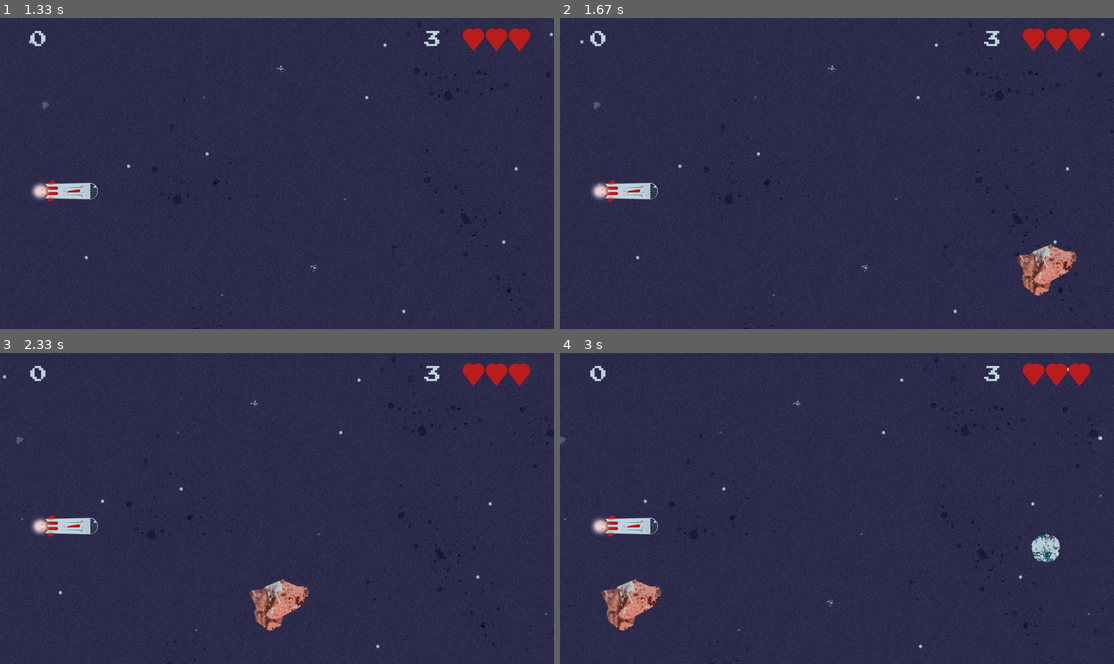
Above: before the commit, frames 1-4 (two rows, left to right).
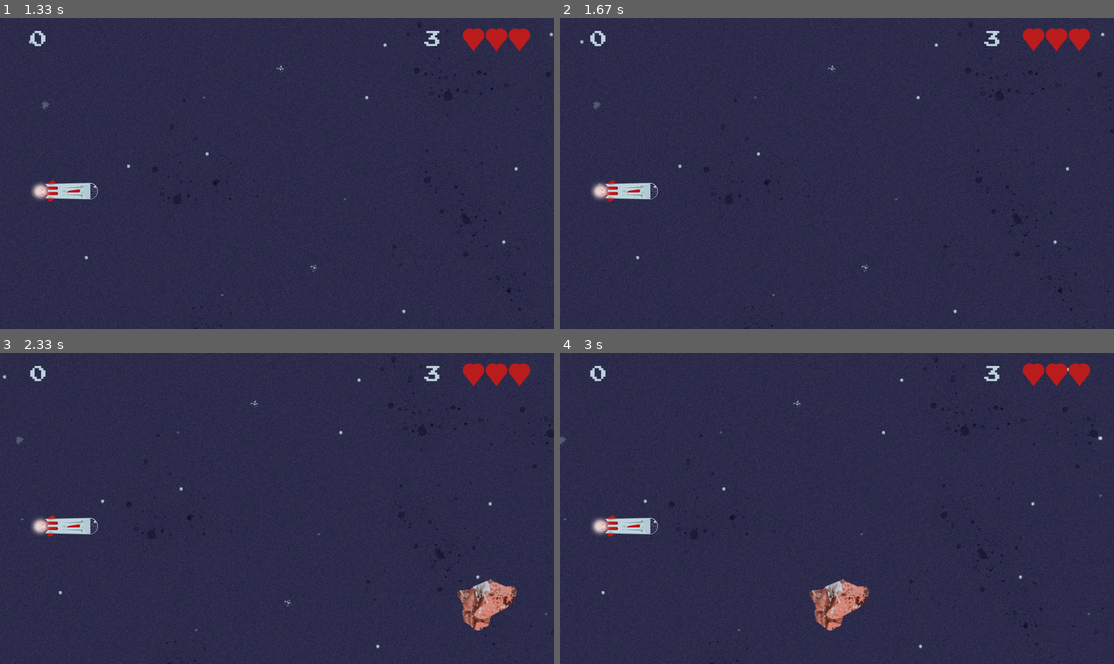
Above: after the commit, the same moments.

Repository: AdrianFSN/proyecto-final-pygame-quest
Game: pygame game, started from main.py
The game is run twice, just before and just after one commit, with the same random seed, the same clock (stepped at 60 frames per second) and the same inputs.
Inputs:
- Up to frame 1 (1.33 s): tap Space at 0.33 s
- Up to frame 2 (1.67 s): no input
- Up to frame 3 (2.33 s): no input
- Up to frame 4 (3 s): no input

Frame 1 is identical in both runs. In frame 2, 1.1% of the frame differs, in the area x 82-94%, y 72-90%; in frame 3, 2.1%; in frame 4, 2.5%, in the area x 7-91%, y 57-90%.

Commit message:
fix: creo un USEREVENT para lanzar los meteoritos e independizarlos de ScrollBG

Diff:
--- a/glumtar/__init__.py
+++ b/glumtar/__init__.py
@@ -1,3 +1,14 @@
+import pygame
+
+# Colors palette RGB
+COLUMBIA_BLUE = (192, 214, 223)
+SPACE_CADET = (46, 45, 77)
+CORAL_PINK = (216, 131, 115)
+CORNELL_RED = (189, 30, 30)
+ROBIN_EGG_BLUE = (78, 205, 196)
+BLACK = (0, 0, 0)
+
+# Display settings
 MARGIN = 80
 WIDTH = 1280
 HEIGHT = 720
@@ -19,10 +30,5 @@
 LIVES_HEIGHT = 30
 LIVES_MARGIN = 300
 
-# Selected colors palette RGB
-COLUMBIA_BLUE = (192, 214, 223)
-SPACE_CADET = (46, 45, 77)
-CORAL_PINK = (216, 131, 115)
-CORNELL_RED = (189, 30, 30)
-ROBIN_EGG_BLUE = (78, 205, 196)
-BLACK = (0, 0, 0)
+# Triggers
+METEO_FREQUENCY_LEVEL1 = 2000
--- a/glumtar/scenes.py
+++ b/glumtar/scenes.py
@@ -2,7 +2,7 @@
 
 import pygame
 
-from . import BLACK, COLUMBIA_BLUE, CORAL_PINK, CORNELL_RED, DEFAULT_BG_SCROLL, FPS, HEIGHT, LIVES, MARGIN, ROBIN_EGG_BLUE, SPACE_CADET, TIME_UNIT, WIDTH
+from . import BLACK, COLUMBIA_BLUE, CORAL_PINK, CORNELL_RED, DEFAULT_BG_SCROLL, FPS, HEIGHT, LIVES, MARGIN, METEO_FREQUENCY_LEVEL1, ROBIN_EGG_BLUE, SPACE_CADET, TIME_UNIT, WIDTH
 from .entities import LivesCounter, Meteorite, Ship, Scoreboard
 from tools.timers_and_countdowns import CountDown, ScrollBG
 
@@ -55,6 +55,9 @@
         self.player = None
         self.ship = pygame.sprite.GroupSingle()
 
+        self.trigger_meteorite = pygame.USEREVENT + 1
+        pygame.time.set_timer(self.trigger_meteorite, METEO_FREQUENCY_LEVEL1)
+
         self.random_meteorite = None
         self.generated_meteorites = pygame.sprite.Group()
 
@@ -67,6 +70,7 @@
         # self.countdown_stop = False
         self.lives_counter.end_game = False
         trigger_ship = False
+
         while not exit:
             self.clock.tick(FPS)
             for event in pygame.event.get():
@@ -74,8 +78,10 @@
                     return True
                 if event.type == pygame.KEYDOWN and event.key == pygame.K_SPACE:
                     exit = True
+                if event.type == self.trigger_meteorite:
+                    self.generate_meteorites()
+
             self.screen.fill(ROBIN_EGG_BLUE)
-
             self.paint_background(self.background_posX,
                                   self.background_posY, self.set_bg_scroll)
             # self.initialize_countdown()
@@ -93,7 +99,7 @@
                     self.ship.update()
                     trigger_ship = False
 
-            self.generate_meteorites()
+            # self.generate_meteorites()
             self.generated_meteorites.draw(self.screen)
             self.generated_meteorites.update()
             if len(self.generated_meteorites) > 0:
@@ -118,7 +124,7 @@
             self.countdown.set_count_down(self.screen)
             if self.countdown.init_value < 0:
                 self.countdown_stop = True
-                self.set_bg_scroll = self.bg_scroll.set_timer()
+                self.set_bg_scroll = self.bg_scroll.set_bg_timer()
 
     def generate_ship(self):
         self.player = Ship()
@@ -126,13 +132,11 @@
         self.screen.blit(self.player.image, self.player.rect)
 
     def generate_meteorites(self):
-        if self.set_bg_scroll > 0:
-            if self.set_bg_scroll % TIME_UNIT == 0:
-                self.random_meteorite = Meteorite()
-                self.generated_meteorites.add(
-                    self.random_meteorite)
-                self.screen.blit(self.random_meteorite.image,
-                                 self.random_meteorite.rect)
+        self.random_meteorite = Meteorite()
+        self.generated_meteorites.add(
+            self.random_meteorite)
+        self.screen.blit(self.random_meteorite.image,
+                         self.random_meteorite.rect)
 
     def paint_background(self, posX, posY, timer):
         posX = posX
--- a/tools/timers_and_countdowns.py
+++ b/tools/timers_and_countdowns.py
@@ -8,7 +8,7 @@
         self.start = start
         self.accumulate_starts = {'start': self.start}
 
-    def set_timer(self):
+    def set_bg_timer(self):
         return self.accumulate_starts.get('start')
 
 
